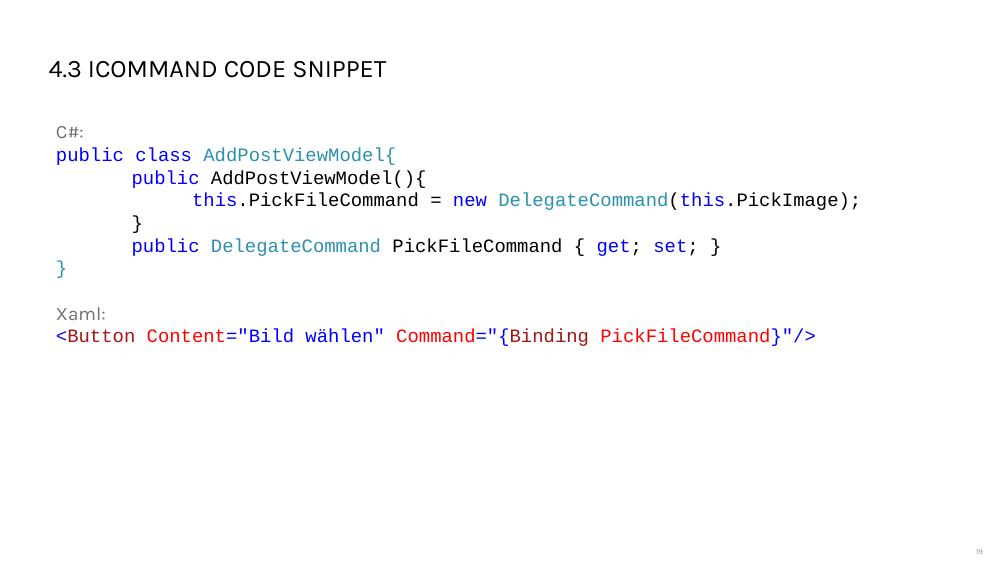
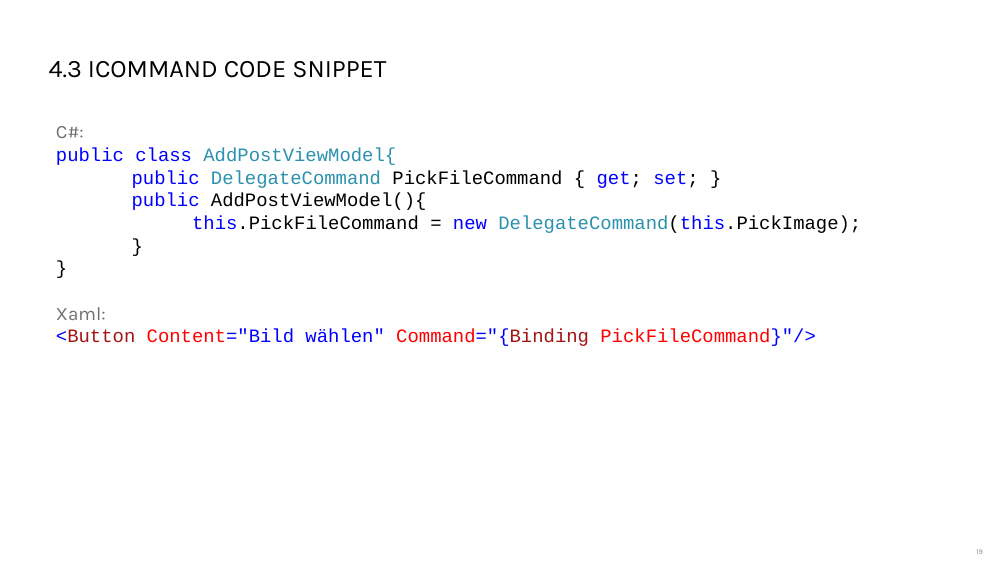
Before and after one commit to danielbeckmann/DotNETJumpStart, a slide deck: slide 19 of 06. Universal Windows Platform/Entwicklung einer App für die universelle Windows Plattform.pptx. Drawn at 1008x567 pixels with LibreOffice and Linux fonts; fonts in the diff are those of the drawing; background and template pictures are left out. Boxes give left, top, right and bottom in pixels: in the first picture for what was removed or moved away, otherwise in the second. Text is boxed around its words. In the diff, an @@ line names an element or a change of style, - is before the commit and + after.

Commit message:
images on last pages

```diff
--- a/06. Universal Windows Platform/Entwicklung einer App für die universelle Windows Plattform.pptx
+++ b/06. Universal Windows Platform/Entwicklung einer App für die universelle Windows Plattform.pptx
@@ text "C#:" at bbox=[56, 126, 861, 346]: text colour #2B91AF to #000000 in "}" @@
@@ text at bbox=[132, 170, 698, 188]: paragraph added @@
+public DelegateCommand PickFileCommand { get; set; }
@@ text at bbox=[132, 238, 698, 256]: paragraph removed @@
-public DelegateCommand PickFileCommand { get; set; }
```
Also in this commit, not shown: 2 other slides changed.
